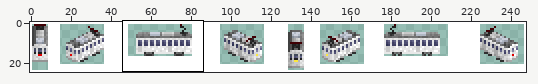
Pixel-art file, stored at src/trams/toyama/7000/toyama7000.aseprite. Above: a wide view before the commit, with the close-up outlined.
Close-up. Old version:
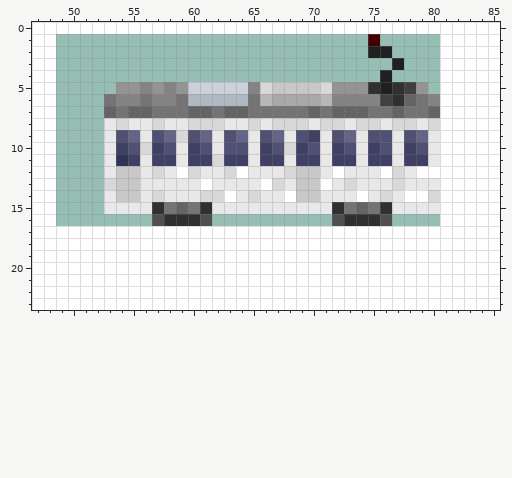
248x25 pixels, 1 frame. Colours within 5 levels of each other are drawn and written as one. Shown: x 47..85, y 0..23. The commit also changed other parts of the picture, which this record leaves out.
And afterwards:
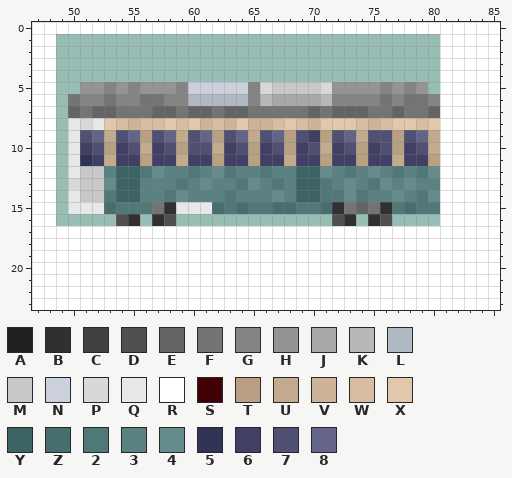
Palette (. is transparent): A #202020  B #303030  C #404040  D #505050  E #646464  F #747474  G #848484  H #949494  J #a8a8a8  K #b8b8b8  L #b0b8c4  M #c8c8c8  N #ccd0dc  P #d8d8d8  Q #e8e8e8  R #ffffff  S #400004  T #b9a082  U #c3aa8c  V #cdb496  W #d7bea0  X #e1c8aa  Y #3c6464  Z #466e6e  2 #507878  3 #5a8282  4 #648c8c  5 #303454  6 #404064  7 #505074  8 #646488
The exact change:
layer "Original" now shown
layer "Panto" now hidden
Changed rows in their new state; - is an unchanged pixel.
first column x 50:
 1 -------------------------.-----
 2 -------------------------..----
 3 ---------------------------.---
 4 --------------------------.----
 5 -HHG-GH-HG---------------HGHG--
 6 FGG----F-G-----G----------FGF--
 7 EFE--FFEE----------------------
 8 QPQXWVWWXWXVWVXVVWXWVXXXWVWXXWX
 9 Q78U--T--U--T--U--T--T--U--T--U
10 Q67T--U--T7-U6-T--T--U--T--T--U
11 Q56U6-T--U--T--T--U--T--T--U--T
12 QMM3YY2433234233233YY4323432324
13 PMM4YY3332343324323YY2343243433
14 QMM2YY3324333233343YY2242334324
15 QQQZ222FBQQQZ2Z22ZZ22Z-----2Z22
16 ----DB-BD...------------.------
